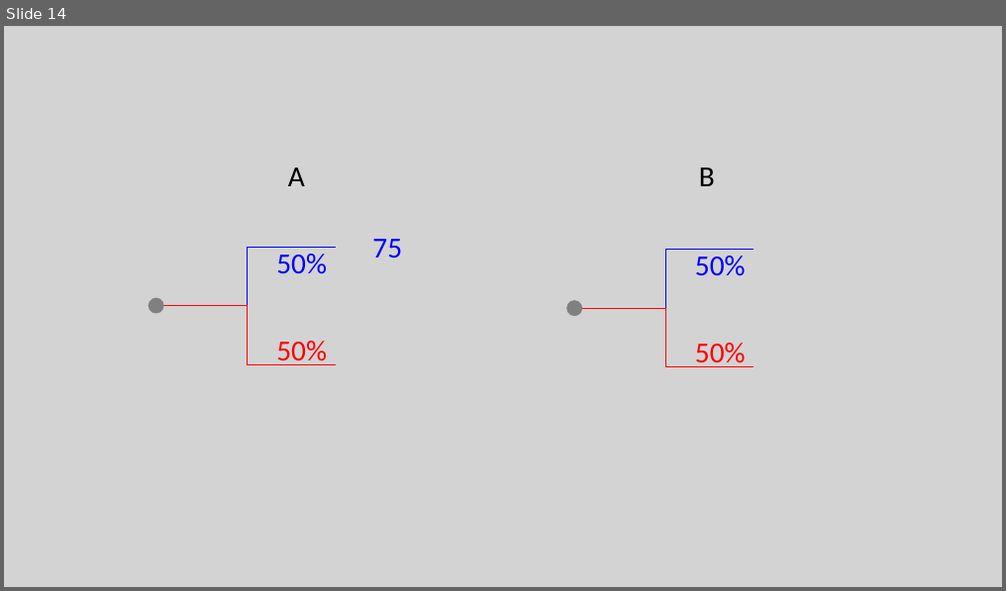
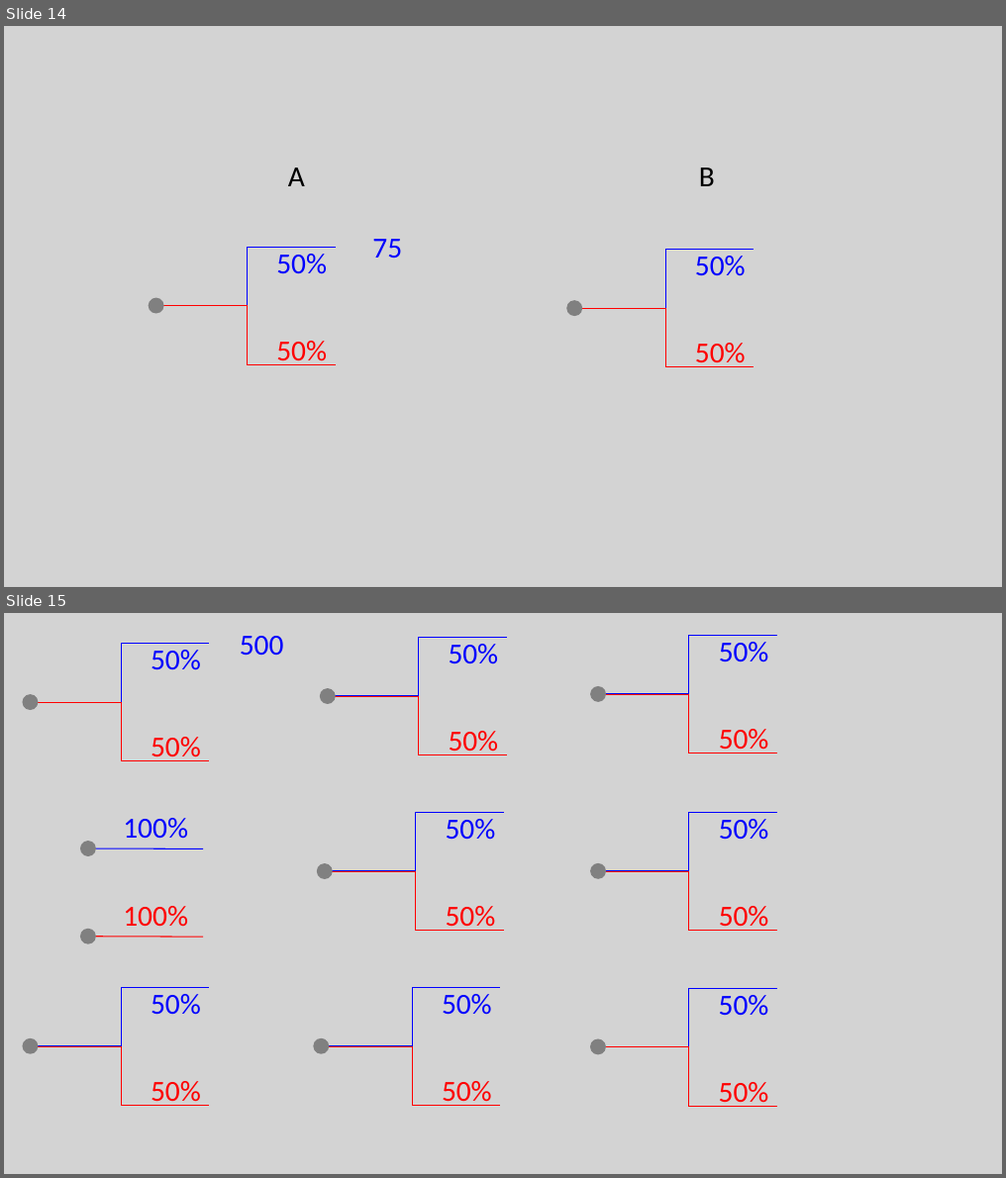
Before and after one commit to luwy-allison/EDP_stage1, a slide deck: 介面.pptx. Shown one above the other, each under a label of ours: slide 14 before the commit, slides 14 and 15 after it. The pictures are 1006x591 and 1006x1178 pixels, drawn with LibreOffice and Linux fonts; fonts in the diff are those of the drawing. Boxes give left, top, right and bottom in pixels: in the first picture for what was removed or moved away, otherwise in the second. Text is boxed around its words. In the diff, an @@ line names an element or a change of style, - is before the commit and + after.

```diff
--- a/介面.pptx
+++ b/介面.pptx
@@ slide 15 added at bbox=[4, 613, 1002, 1174], background #D3D3D3 @@
@@ group added at bbox=[22, 636, 284, 761]: 3 texts, 2 elbow lines, 1 ellipse @@
+500
+50%
+50%
@@ group added at bbox=[320, 638, 507, 756]: 2 elbow lines, 2 texts, 1 ellipse @@
+50%
+50%
@@ group added at bbox=[590, 636, 777, 754]: 2 elbow lines, 2 texts, 1 ellipse @@
+50%
+50%
@@ text added at bbox=[123, 818, 188, 839], 28 pt, text #0000FF @@
+100%
@@ ellipse added at bbox=[80, 841, 96, 857], fill #808080 @@
@@ line added from (96, 849) to (203, 849), #0000FF 1 pt @@
@@ group added at bbox=[317, 813, 504, 931]: 2 elbow lines, 2 texts, 1 ellipse @@
+50%
+50%
@@ group added at bbox=[590, 813, 777, 931]: 2 elbow lines, 2 texts, 1 ellipse @@
+50%
+50%
@@ text added at bbox=[123, 906, 188, 927], 28 pt, text #FF0000 @@
+100%
@@ ellipse added at bbox=[80, 929, 96, 945], fill #808080 @@
@@ line added from (96, 937) to (203, 937), #FF0000 1 pt @@
@@ group added at bbox=[22, 988, 209, 1106]: 2 elbow lines, 2 texts, 1 ellipse @@
+50%
+50%
@@ group added at bbox=[313, 988, 500, 1106]: 2 elbow lines, 2 texts, 1 ellipse @@
+50%
+50%
@@ group added at bbox=[590, 989, 777, 1107]: 2 elbow lines, 2 texts, 1 ellipse @@
+50%
+50%
```
Also in this commit, not shown: 2 slides removed, 1 other file.
